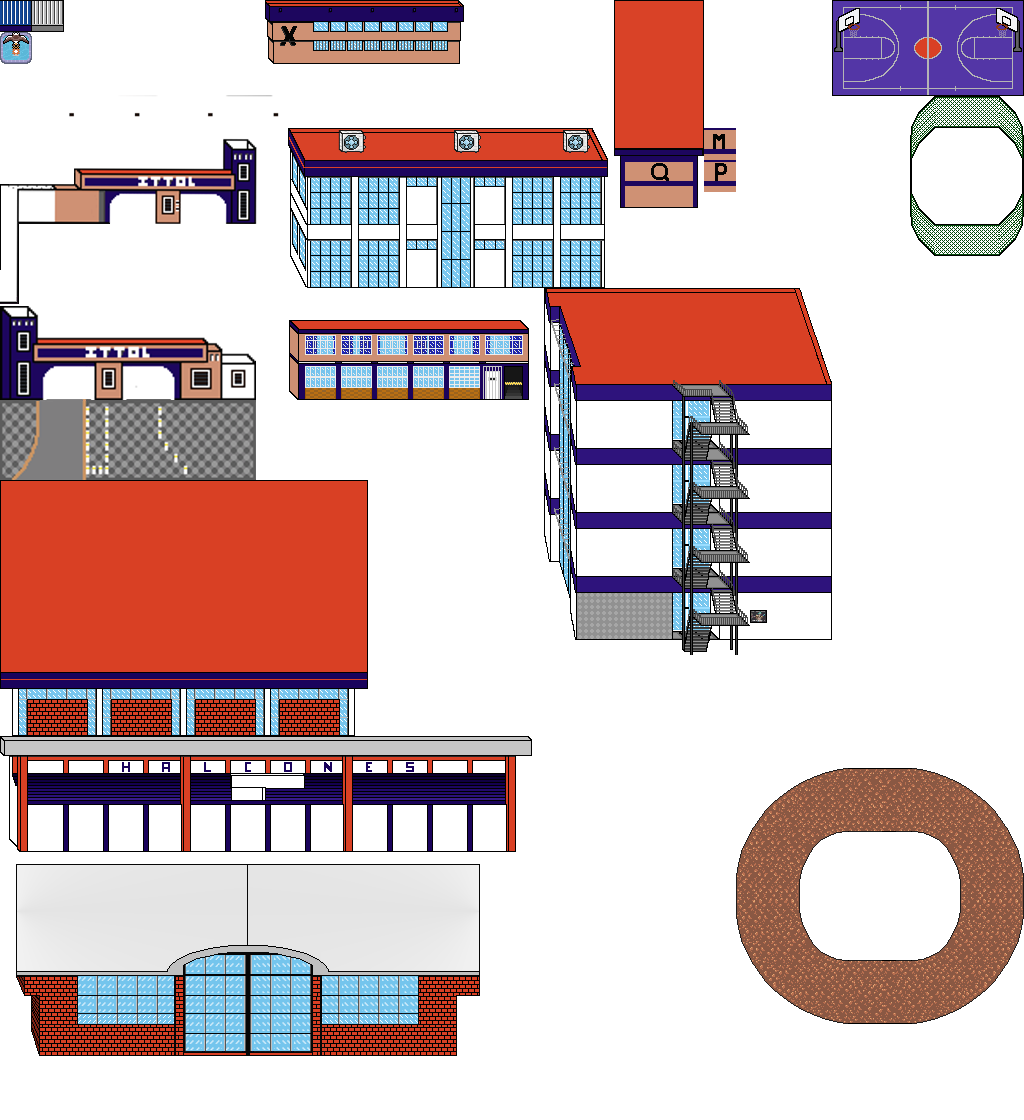
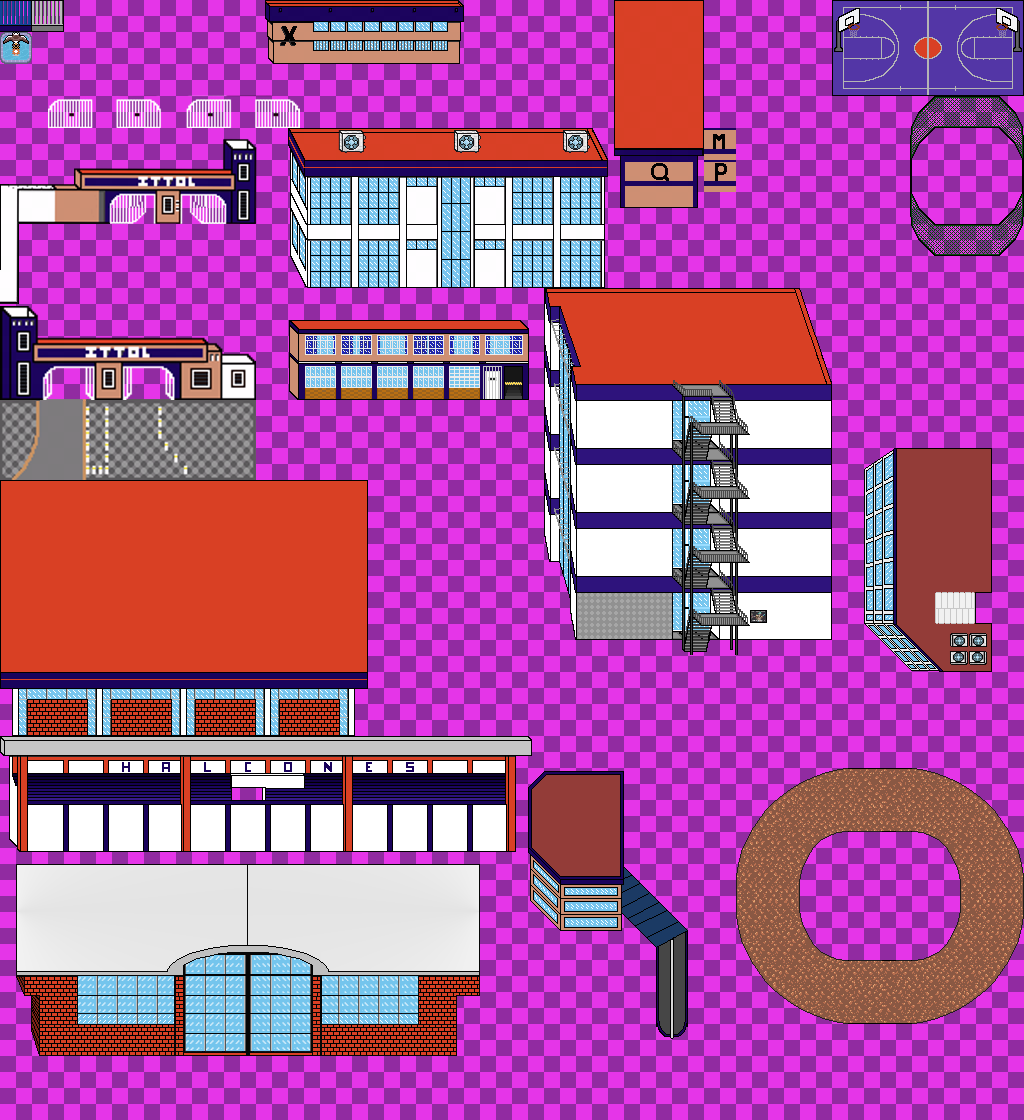
Comparing the layer stacks of the two w=1024, h=1120 images. Changes:
added layer "TileSet Merged" (1st of 3) above "TileSet Merged" over [left=464, top=755, right=720, bottom=1075]
added layer "TileSet Merged" (2nd of 3) above "Copy of Paint Layer 1 Merged" over [left=819, top=421, right=1011, bottom=677]
painted on "Copy of Paint Layer 1 Merged" over [left=0, top=0, right=1024, bottom=1120]
showed "Background Merged", painted on it over [left=0, top=0, right=1024, bottom=1120]
